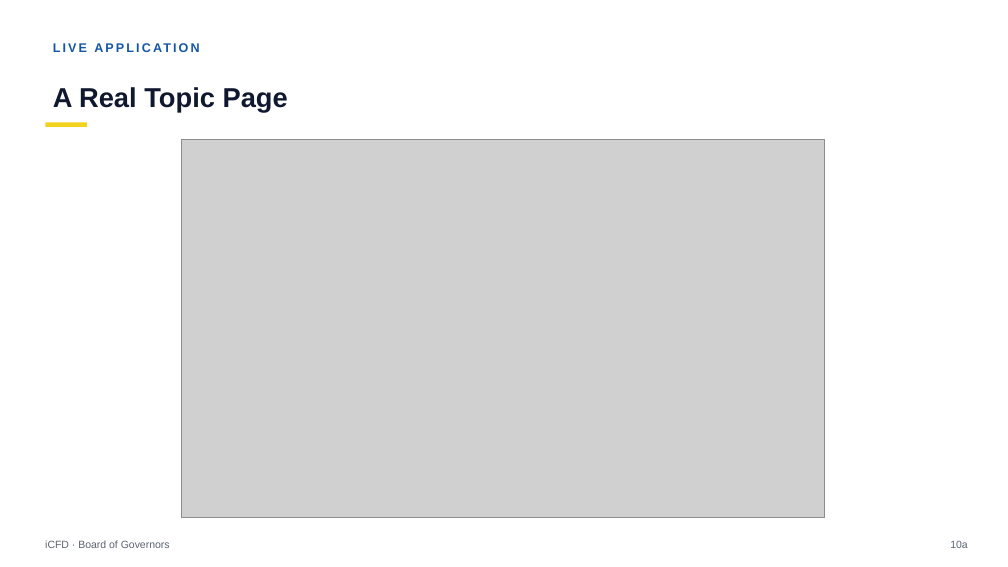
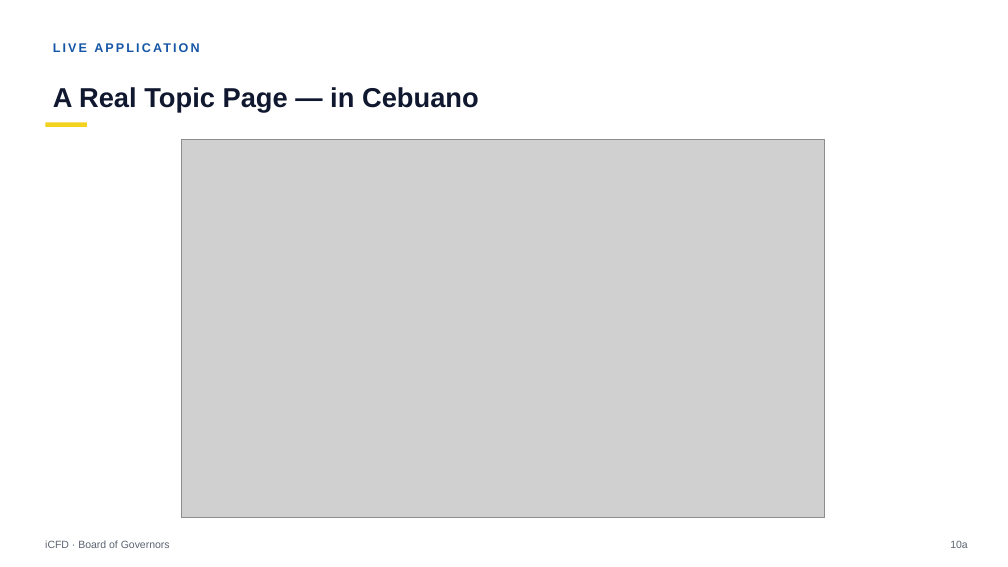
Before and after one commit to earlrodson/iCFD, a slide deck: slide 11 of documents/BOG_PREENTATION/1presentation-aug-30/iCFD-Board-of-Governors-Presentation.pptx. Drawn at 1008x567 pixels with LibreOffice and Linux fonts; fonts in the diff are those of the drawing; grey boxes stand for pictures. Boxes give left, top, right and bottom in pixels: in the first picture for what was removed or moved away, otherwise in the second. Text is boxed around its words. In the diff, an @@ line names an element or a change of style, - is before the commit and + after.

```diff
--- a/documents/BOG_PREENTATION/1presentation-aug-30/iCFD-Board-of-Governors-Presentation.pptx
+++ b/documents/BOG_PREENTATION/1presentation-aug-30/iCFD-Board-of-Governors-Presentation.pptx
@@ text at box(53, 87, 479, 112): text changed @@
-A Real Topic Page
+A Real Topic Page — in Cebuano
```
Also in this commit, not shown: 1 slide added, 1 slide removed, 7 other files.
